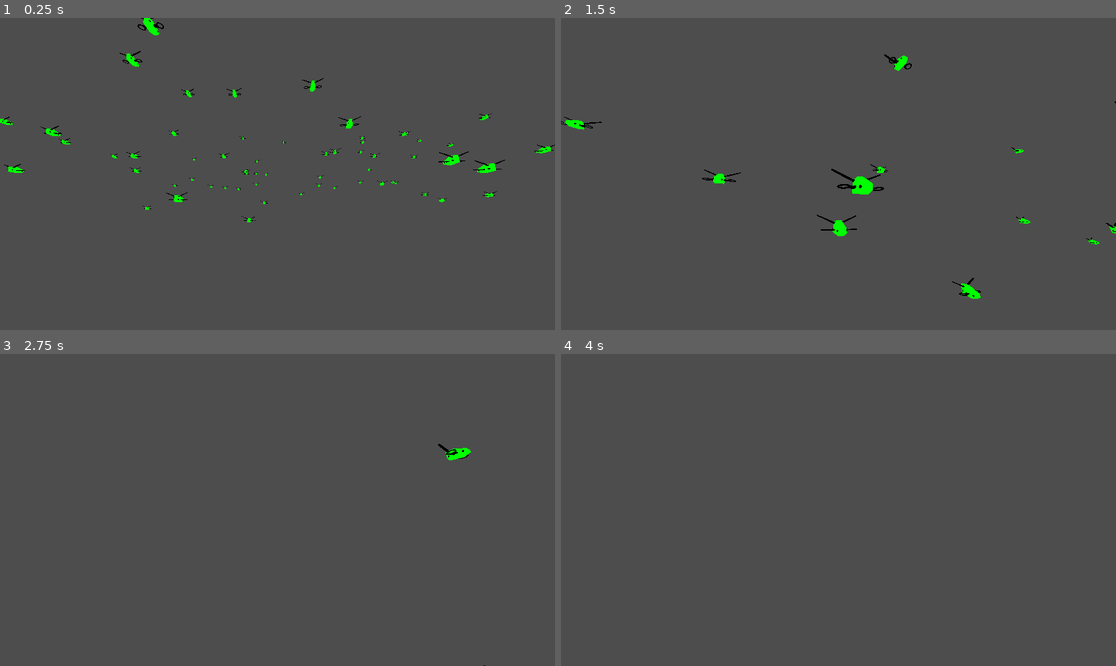
Above: before the commit, frames 1-4 (two rows, left to right).
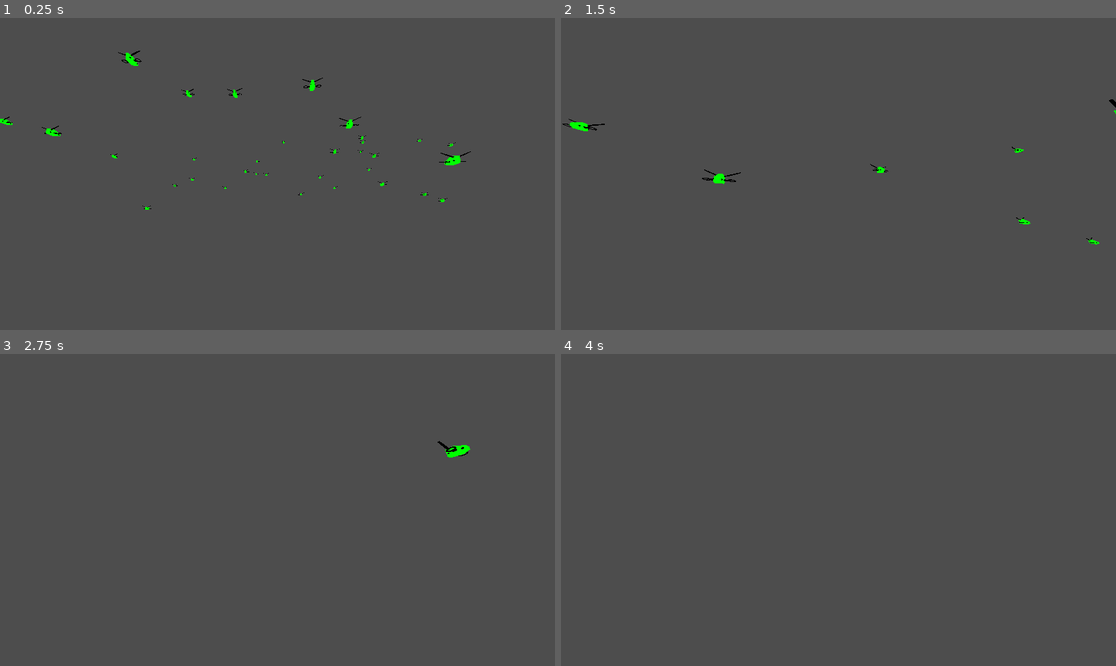
Above: after the commit, the same moments.

Repository: AnasFd/autonomous-drones
Game: Godot game, scene res://main.tscn
Same seed, same stepped clock (60 frames per second), same inputs: the game is played once before the commit and once after it.
Inputs (mouse positions are in pixels of both pictures, inside the frame that each line leads up to):
- Up to frame 1 (0.25 s): no input
- Up to frame 2 (1.5 s): move the mouse to (960, 158) at 0.52 s; press the mouse at (960, 158) at 0.53 s; hold D (move_right) 0.53-1.28 s; move the mouse to (810, 174) at 1.27 s; release the mouse at (810, 174) at 1.28 s; hold W (move_forward) from 1.28 s (still down); click (810, 174) at 1.35 s
- Up to frame 3 (2.75 s): move the mouse to (333, 441) at 2.02 s; release W (move_forward) at 2.03 s; press the mouse at (333, 441) at 2.03 s; hold D (move_right) from 2.03 s (still down)
- Up to frame 4 (4 s): move the mouse to (832, 516) at 2.77 s; release D (move_right) at 2.78 s; release the mouse at (832, 516) at 2.78 s; hold W (move_forward) 2.78-3.53 s; click (832, 516) at 2.85 s; tap Enter at 3.5 s; move the mouse to (1005, 556) at 3.52 s; press the mouse at (1005, 556) at 3.53 s; hold A (move_left) from 3.53 s (still down)

The runs differ from the first frame. In frame 1, 0.8% of the frame differs, in the area x 0-100%, y 0-66%; in frame 2, 0.8%, in the area x 0-100%, y 11-90%; in frame 3, 0.1%; in frame 4, nothing differs.

Commit message:
Works

Diff:
--- a/scripts/drone.gd
+++ b/scripts/drone.gd
@@ -1,9 +1,9 @@
 extends RigidBody3D
 
-@export var base_min_distance: float = 10.0
+@export var base_min_distance: float = 15.0
 @export var speed: float = 1.0
 @export var attraction_strength: float = 1.0 * speed
-@export var repulsion_strength: float = 100.0
+@export var repulsion_strength: float = 1.0
 
 enum State { MOVE, AVOID_OBSTACLES, IDLE }
 var current_state: State = State.MOVE
@@ -22,7 +22,7 @@
 	current_state = new_state
 
 # Execute behavior based on the current state
-func perform_behavior():
+func perform_behavior(delta):
 	match current_state:
 		State.MOVE:
 			move_to_center()
@@ -34,9 +34,10 @@
 # MOVE State: Move towards the sphere center until aligning with radius
 func move_to_center():
 	var movement = calculate_attraction_force()
-	apply_central_force(movement)
+	var avoidance = calculate_avoidance_force()
+	apply_central_force(movement + avoidance)
 
-	if calculate_avoidance_force() != Vector3.ZERO:
+	if avoidance != Vector3.ZERO:
 		update_state(State.AVOID_OBSTACLES)
 	elif movement == Vector3.ZERO:
 		update_state(State.IDLE)
@@ -46,14 +47,16 @@
 	var avoidance_force = calculate_avoidance_force()
 	apply_central_force(avoidance_force)
 
+	# Switch to MOVE if no repulsion is necessary
 	if avoidance_force == Vector3.ZERO:
 		update_state(State.MOVE)
 
 # IDLE State: Maintain position on the sphere boundary, avoiding nearby obstacles
 func idle():
-	#if calculate_attraction_force() != Vector3.ZERO:
-		#update_state(State.MOVE)
-	if calculate_avoidance_force() != Vector3.ZERO:
+	# Check if the drone has drifted out of the buffer zone and needs to realign
+	if calculate_attraction_force() != Vector3.ZERO:
+		update_state(State.MOVE)
+	elif calculate_avoidance_force() != Vector3.ZERO:
 		update_state(State.AVOID_OBSTACLES)
 
 # Helper Functions
@@ -62,13 +65,15 @@
 func calculate_attraction_force() -> Vector3:
 	var direction_to_center = (sphere_center - global_transform.origin)
 	var distance_to_center = direction_to_center.length()
+	var tolerance = 0.5  # Buffer zone around sphere_radius
 
-	if distance_to_center > sphere_radius:
+	# Only apply attraction force if the drone is meaningfully outside the target boundary
+	if distance_to_center > sphere_radius + tolerance:
 		return direction_to_center.normalized() * attraction_strength
-	elif distance_to_center < sphere_radius:
+	elif distance_to_center < sphere_radius - tolerance:
 		return -direction_to_center.normalized() * attraction_strength
 	else:
-		return Vector3.ZERO
+		return Vector3.ZERO  # Inside the tolerance zone, no force
 
 func calculate_avoidance_force() -> Vector3:
 	var avoidance_force = Vector3.ZERO
@@ -79,13 +84,11 @@
 			var distance_to_drone = global_transform.origin.distance_to(drone.global_transform.origin)
 
 			if distance_to_drone < min_distance:
-				# Calculate the repulsion direction away from the other drone
+				# Calculate a strong repulsion force directly away from nearby drone
 				var repulsion_direction = (global_transform.origin - drone.global_transform.origin).normalized()
 
-				# Make the repulsion stronger the closer the drones get
-				var repulsion_magnitude = repulsion_strength * ((min_distance - distance_to_drone) / min_distance)
-
-				# Add the calculated force in the repulsion direction
+				# Calculate a strong repulsion magnitude that increases as drones get closer
+				var repulsion_magnitude = repulsion_strength * (min_distance - distance_to_drone) / min_distance
 				avoidance_force += repulsion_direction * repulsion_magnitude
 
 	return avoidance_force
--- a/scripts/main.gd
+++ b/scripts/main.gd
@@ -5,7 +5,7 @@
 @onready var drone_container = $Drones
 @export var area_size: float = 50.0
 @export var sphere_center: Vector3 = Vector3(0, 0, 0)
-@export var num_drones: int = 100
+@export var num_drones: int = 50
 @export var sphere_radius: float = 20.0
 
 enum State { MOVE, AVOID_OBSTACLES, IDLE }
@@ -34,7 +34,7 @@
 		all_drones.append(new_drone)
 
 # Centralized state update logic for all drones
-func update_states(_delta):
+func update_states(delta):
 	for drone in all_drones:
 		drone.update_state(global_state)
-		drone.perform_behavior()
+		drone.perform_behavior(delta)
